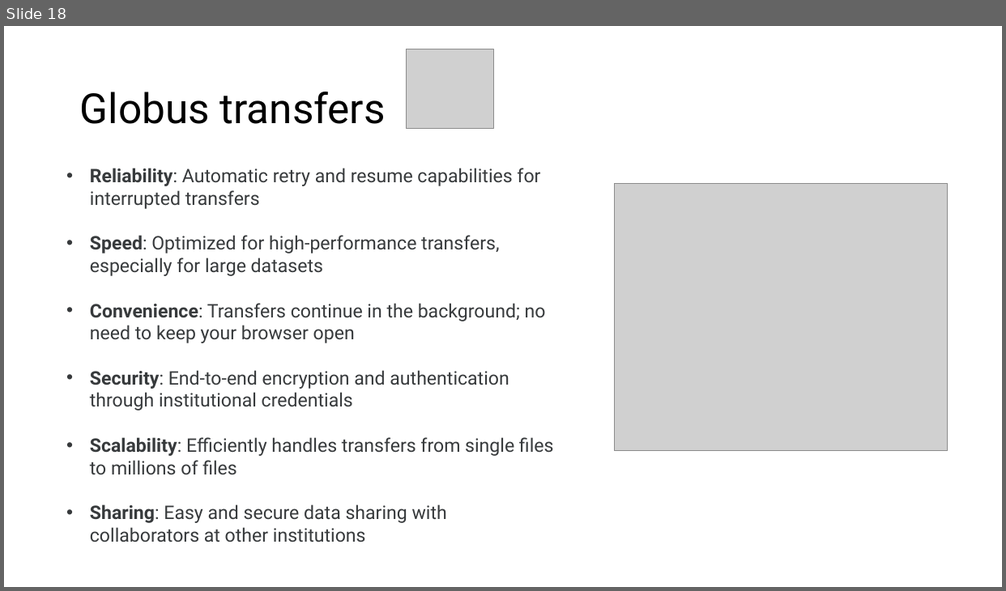
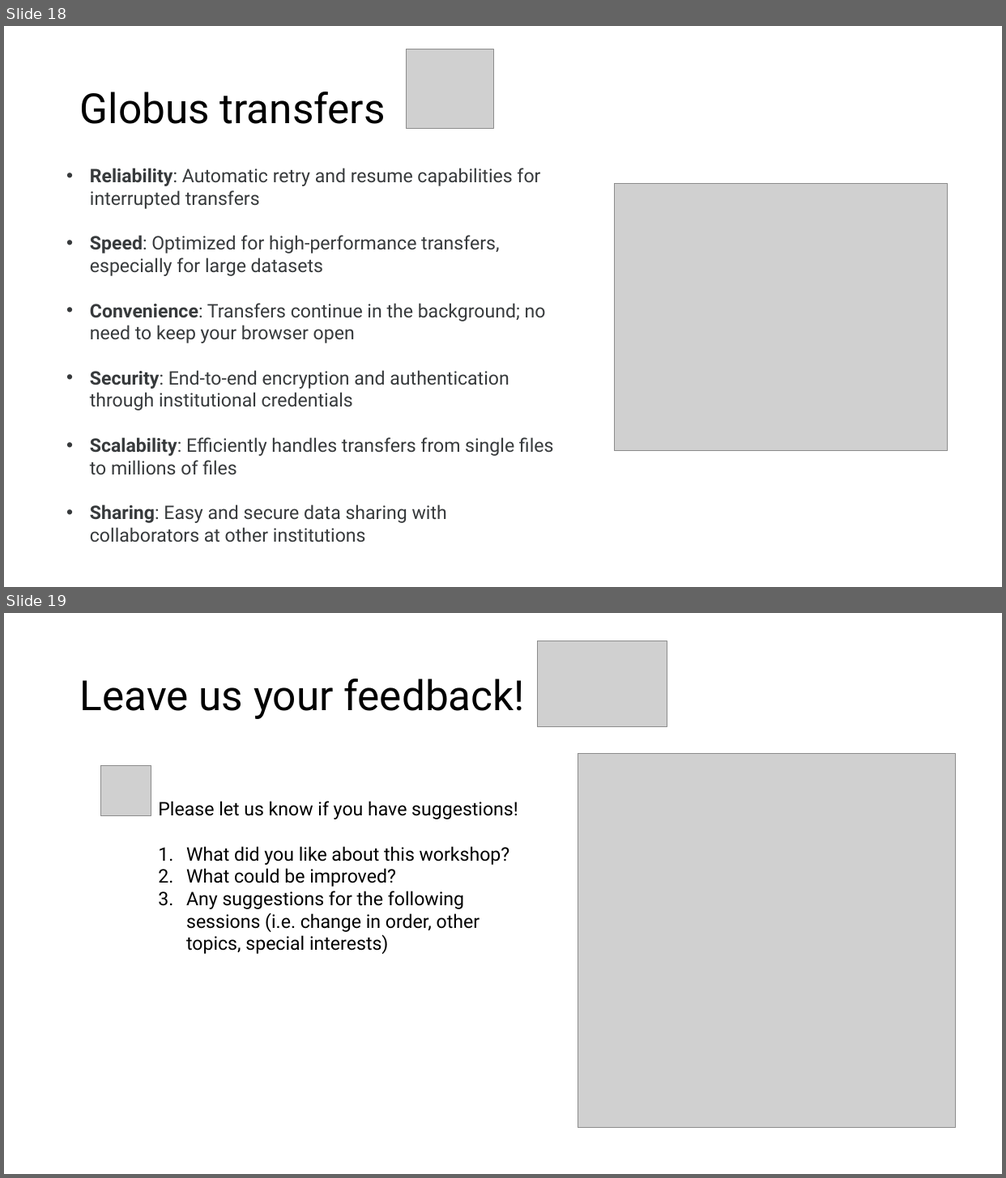
Before and after one commit to hurwitzlab/brc_hazel_training, a slide deck: slides/brc_hazel_week_d4.pptx. Shown one above the other, each under a label of ours: slide 18 before the commit, slides 18 and 19 after it. The pictures are 1006x591 and 1006x1178 pixels, drawn with LibreOffice and Linux fonts; fonts in the diff are those of the drawing; grey boxes stand for pictures. Boxes give left, top, right and bottom in pixels: in the first picture for what was removed or moved away, otherwise in the second. Text is boxed around its words. In the diff, an @@ line names an element or a change of style, - is before the commit and + after.

Commit message:
added qr code feedback

```diff
--- a/slides/brc_hazel_week_d4.pptx
+++ b/slides/brc_hazel_week_d4.pptx
@@ slide 19 added at (4, 613, 1002, 1174), background #FFFFFF @@
@@ picture added at (538, 641, 667, 726) @@
@@ title added at (80, 679, 525, 719), 40 pt, text #000000 @@
+Leave us your feedback!
@@ picture added at (578, 754, 956, 1129) @@
@@ picture added at (100, 766, 151, 815) @@
@@ text added at (158, 801, 518, 954), 18 pt, text #000000 @@
+Please let us know if you have suggestions!
+1. What did you like about this workshop?
+2. What could be improved?
+3. Any suggestions for the following sessions (i.e. change in order, other topics, special interests)
```
Also in this commit, not shown: 1 slide changed, 3 other files.
